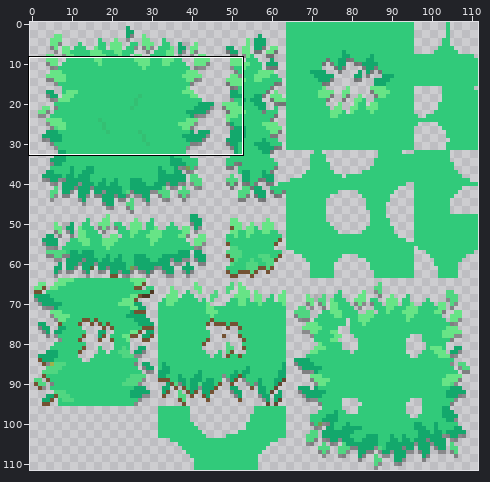
Sprite sheet -- Assets/_ IslandBoy/Content/Art/Sprites/Tiles/Grass Tileset.png. Above, an overview of the earlier version with the close-up marked.
Close-up. Before the edit:
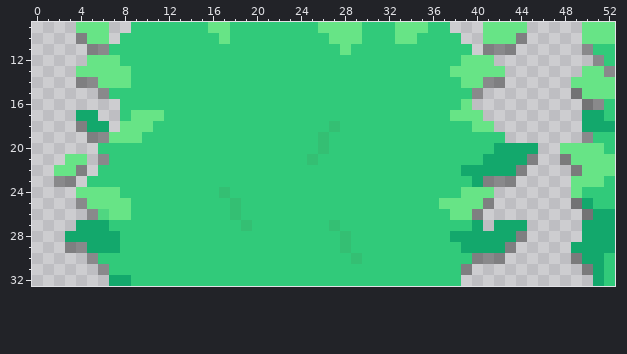
The file is 112x112 pixels. Shown: x 0..52, y 9..32.
The same view after the edit:
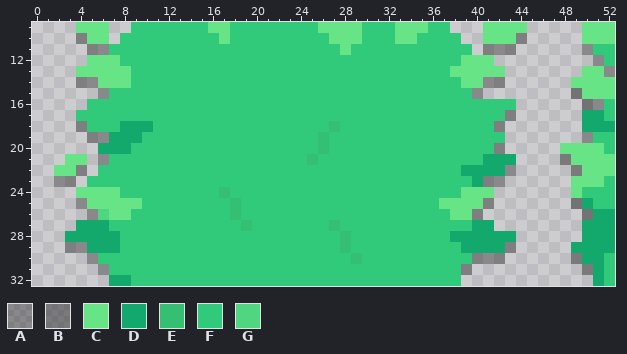
Palette (. is transparent): A #00000055  B #2f2f2f86  C #67e486  D #13a86c  E #34bf73  F #31ca7a  G #50d681
Difference:
{"y":16,"x":5,"old":"...","new":"FFF"}
{"y":16,"x":39,"old":"C....","new":"FFFFF"}
{"y":17,"x":4,"old":"DD..","new":"FFFF"}
{"y":17,"x":9,"old":"CCC","new":"FFF"}
{"y":17,"x":38,"old":"CCC...","new":"FFFFFA"}
{"y":18,"x":5,"old":"DD.CCC","new":"FFFDDD"}
{"y":18,"x":40,"old":"CC.","new":"FFA"}
{"y":19,"x":7,"old":"CCC","new":"DDD"}
{"y":20,"x":6,"old":"FFF","new":"DDD"}
{"y":20,"x":42,"old":"DDDD","new":"A..."}
{"y":21,"x":44,"old":"DA","new":".."}
{"y":22,"x":43,"old":"DA","new":"A."}
{"y":23,"x":43,"old":"A","new":"."}
{"y":25,"x":9,"old":"F","new":"C"}
{"y":27,"x":41,"old":".DDD","new":"D..."}
{"y":28,"x":44,"old":"A","new":"."}
{"label":"changed","picture_box":[76,99,164,154]}
{"label":"changed","picture_box":[450,99,538,187]}
{"label":"changed","picture_box":[131,198,142,209]}
{"label":"changed","picture_box":[483,220,527,242]}
